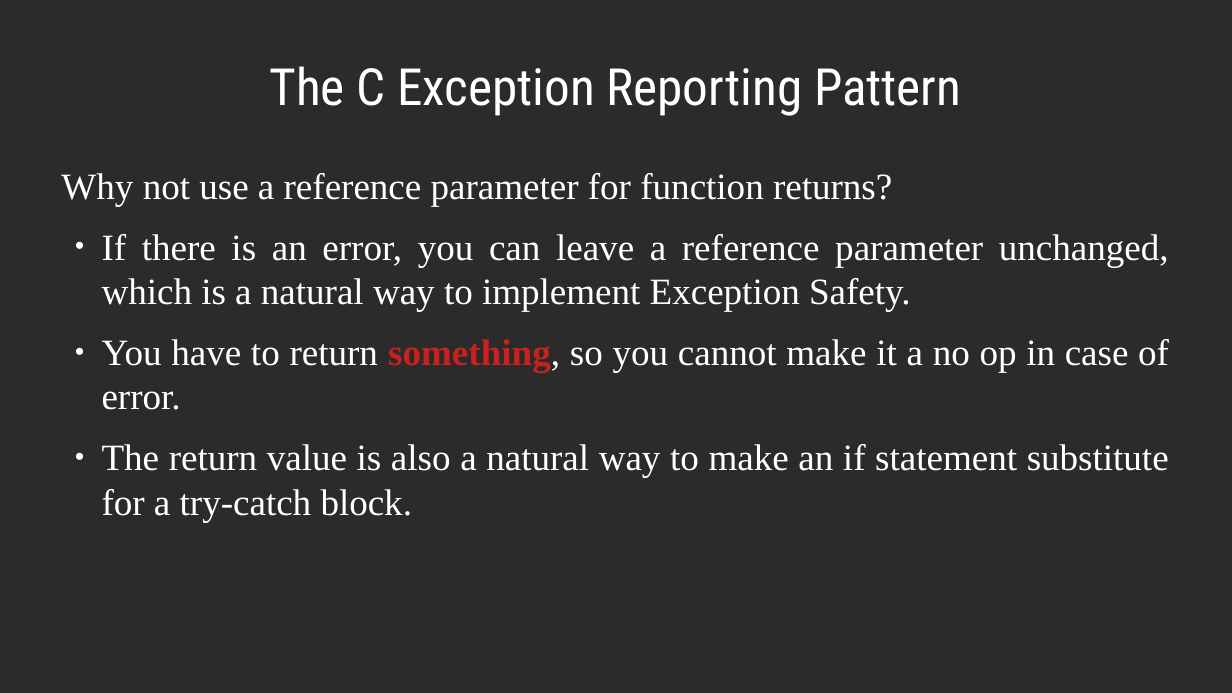
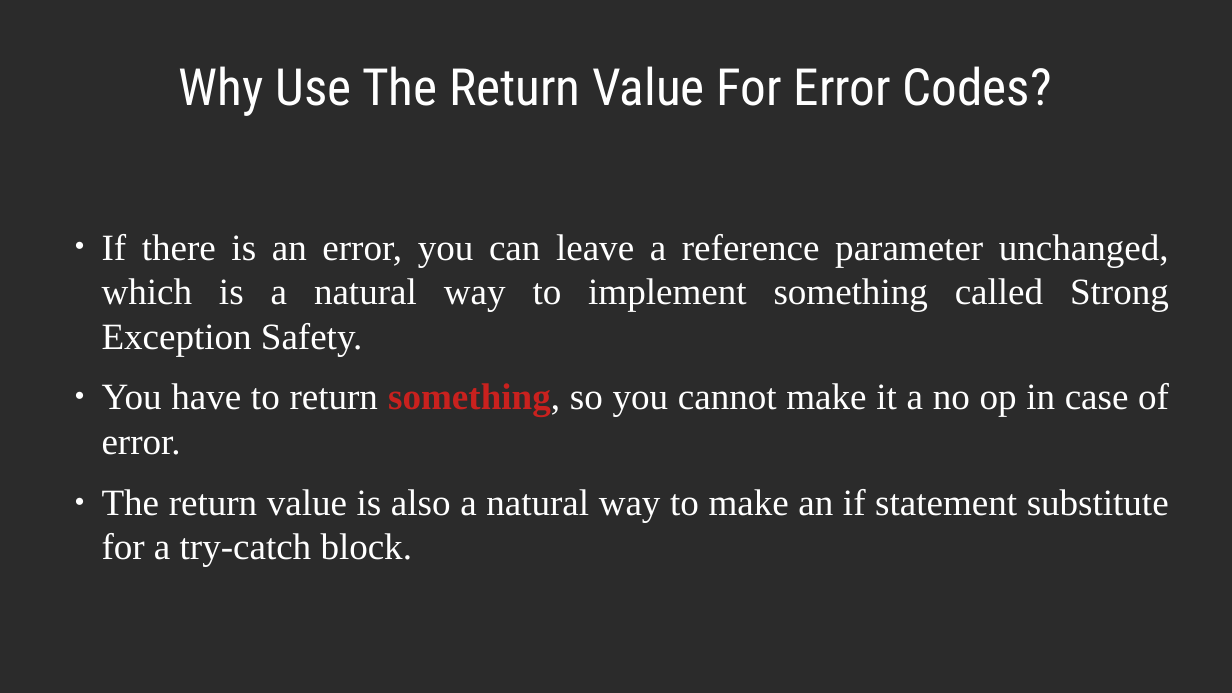
Before and after one commit to dllaurence/youngmanandc, a slide deck: slide 63 of 2020-youngmanandthec-scale.odp (slide 65 before the commit). Drawn at 1232x693 pixels with LibreOffice and Linux fonts; fonts in the diff are those of the drawing; background and template pictures are left out; a plain dark background stands for a picture behind light text. Boxes give left, top, right and bottom in pixels: in the first picture for what was removed or moved away, otherwise in the second. Text is boxed around its words. In the diff, an @@ line names an element or a change of style, - is before the commit and + after.

```diff
--- a/2020-youngmanandthec-scale.odp
+++ b/2020-youngmanandthec-scale.odp
@@ title at [179, 66, 1052, 116]: text changed @@
-The C Exception Reporting Pattern
+Why Use The Return Value For Error Codes?
@@ text at [102, 234, 1169, 356]: text changed @@
-Why not use a reference parameter for function returns?
-● If there is an error, you can leave a reference parameter unchanged, which is a natural way to implement Exception Safety.
+● If there is an error, you can leave a reference parameter unchanged, which is a natural way to implement something called Strong Exception Safety.
```
Also in this commit, not shown: 10 other slides changed, 9 slides added, 5 slides removed.
